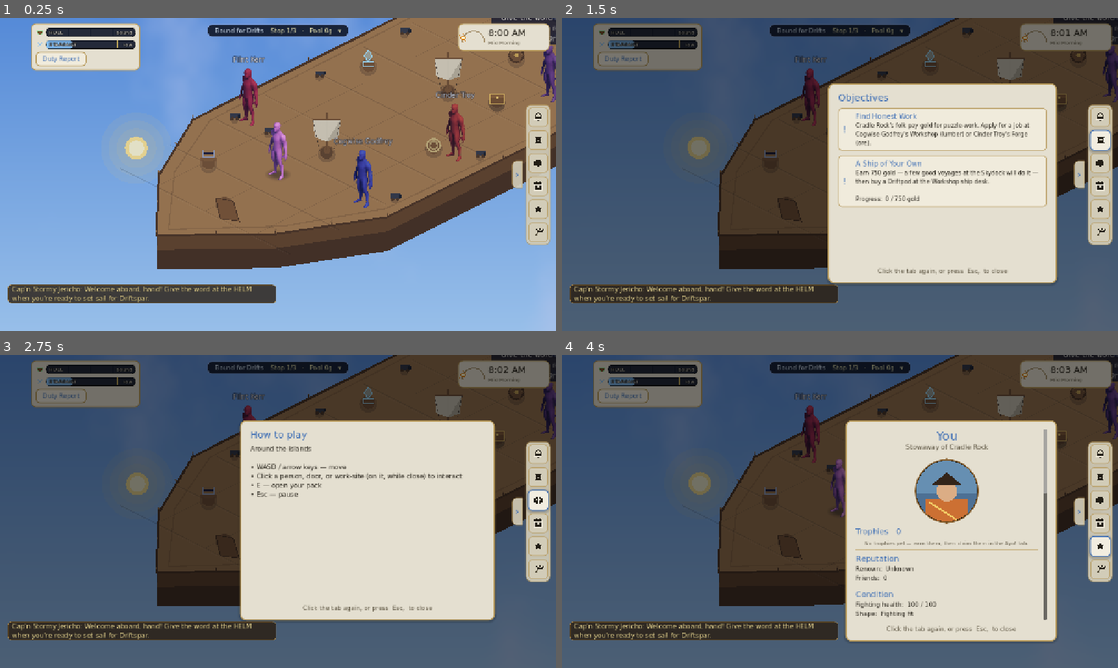
Above: before the commit, frames 1-4 (two rows, left to right).
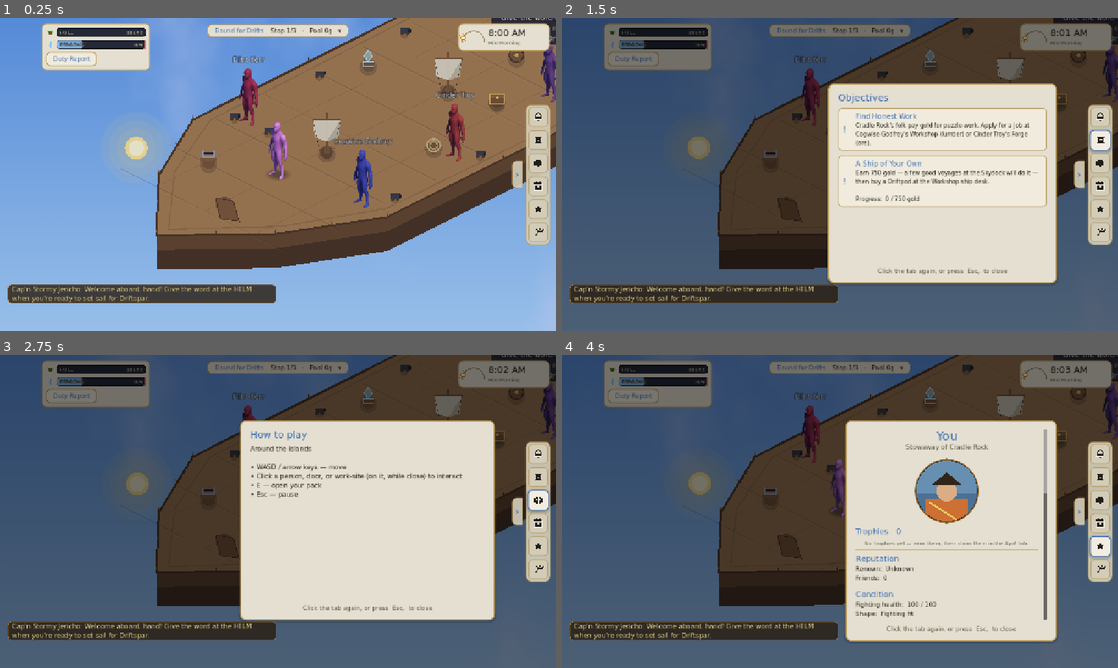
Above: after the commit, the same moments.

Repository: TairoyZone/shivaliva-shanty
Game: Godot game, scene res://levels/ship_deck/ship_deck.tscn
Same seed, same stepped clock (60 frames per second), same inputs: the game is played once before the commit and once after it. This scene is started directly instead of the project's main scene.
Inputs (mouse positions are in pixels of both pictures, inside the frame that each line leads up to):
- Up to frame 1 (0.25 s): no input
- Up to frame 2 (1.5 s): click "0" at 0.5 s; click (1101, 140) at 1.27 s
- Up to frame 3 (2.75 s): click (539, 498) at 2.02 s
- Up to frame 4 (4 s): click (1101, 524) at 2.77 s; click (1101, 545) at 3.52 s

The runs differ from the first frame. In frame 1, 2.1% of the frame differs, in the area x 5-63%, y 1-18%; in frame 2, 1.9%; in frame 3, 1.9%; in frame 4, 1.9%.

Commit message:
fix(ui): route chat, toggles, sliders, voyage chart through the central theme
Push more HUD components through Palette/UiStyle so they follow the theme and can't
drift (Troy's "change one thing, everything follows"):
- Chat box: the Send/Log/scope buttons + the scope dropdown panel + the input field
  now route through UiStyle.style_button / the themed _panel_style (were dark brown).
- Toggles: a new ThemedToggle (fully _draw'd switch — the engine CheckButton graphic
  can't be recoloured) replaces the default grey toggles; accent track + cream knob.
- Sliders: UiStyle.style_slider (themed track + accent fill + a generated grabber),
  reusable globally.
- Voyage chart bar: lit to match the deck (cockpit) — light frame, blue dest, dark
  body, map colors darkened to read on light.
- Deck: clear spacing between the pause hamburger and the vitals/Duty Report card.

Verified by render: themed toggles/sliders in Options, the lit deck + chart.

Co-Authored-By: Claude Opus 4.8 (1M context) <noreply@anthropic.com>

Diff:
--- a/autoloads/chat_box.gd
+++ b/autoloads/chat_box.gd
@@ -168,9 +168,11 @@
 
 func _panel_style(bg: Color) -> StyleBoxFlat:
 
+	# Follows the central HUD theme: the hue + rim come from Palette so the chat chrome moves with everything
+	# else (Troy 2026-06-17), but each caller's ALPHA is kept so the bar/log/menu stay airy/translucent.
 	var s : StyleBoxFlat = StyleBoxFlat.new()
-	s.bg_color = bg
-	s.border_color = _brass(0.6)   # lowkey brass rim (matches the NPC chat panel / menu family)
+	s.bg_color = Color(Palette.PANEL_BG.r, Palette.PANEL_BG.g, Palette.PANEL_BG.b, bg.a)
+	s.border_color = Palette.BORDER
 	s.set_border_width_all(2)
 	s.set_corner_radius_all(10)
 	s.content_margin_left = 8.0
@@ -196,26 +198,10 @@
 # A small warm-brass button (Send / Log / the private-chat target chip) — matches the NPC chat panel.
 func _style_chat_button(btn: Button) -> void:
 
+	# Routed through the central theme (Send / Log / scope / the private-chat chip) so the chat buttons match the
+	# rest of the HUD and recolour with Palette.use_scheme() (Troy 2026-06-17).
 	btn.add_theme_font_size_override("font_size", _chat_font(14, 18))
-	btn.add_theme_color_override("font_color", Color(0.95, 0.86, 0.58, 1.0))
-	btn.add_theme_color_override("font_outline_color", Color(0, 0, 0, 0.8))
-	btn.add_theme_constant_override("outline_size", 2)
-	for state in ["normal", "hover", "pressed"]:
-		var s : StyleBoxFlat = StyleBoxFlat.new()
-		var bg : Color = Color(0.22, 0.15, 0.08, 0.92)
-		if state == "hover":
-			bg = bg.lightened(0.10)
-		elif state == "pressed":
-			bg = bg.darkened(0.12)
-		s.bg_color = bg
-		s.border_color = _brass(0.7)
-		s.set_border_width_all(1)
-		s.set_corner_radius_all(7)
-		s.content_margin_left = 10.0
-		s.content_margin_right = 10.0
-		s.content_margin_top = 4.0
-		s.content_margin_bottom = 4.0
-		btn.add_theme_stylebox_override(state, s)
+	UiStyle.style_button(btn, Palette.ACCENT)
 
 
 # A subtly warm input field — dark walnut trough, faint brass rim that brightens on focus.
@@ -224,25 +210,23 @@
 	le.add_theme_font_size_override("font_size", _chat_font(15, 23))
 	if TouchEnv.is_touch():
 		le.custom_minimum_size = Vector2(0.0, 40.0)   # a taller, tappable field for the bigger touch font
-	le.add_theme_color_override("font_color", Color(0.20, 0.13, 0.06, 1.0))           # dark ink on parchment
-	le.add_theme_color_override("font_placeholder_color", Color(0.42, 0.35, 0.24, 0.7))
-	# A clear blinking insertion caret so you can see exactly where you're editing + fix typos (Troy 2026-06-14,
-	# standard chat-field behaviour). Dark warm caret to read on the light parchment field.
-	le.add_theme_color_override("caret_color", Color(0.32, 0.20, 0.08, 1.0))
+	le.add_theme_color_override("font_color", Palette.TEXT_PRIMARY)                    # follows the theme
+	le.add_theme_color_override("font_placeholder_color", Palette.TEXT_MUTED)
+	le.add_theme_color_override("caret_color", Palette.TEXT_PRIMARY)
 	le.caret_blink = true
 	le.caret_blink_interval = 0.5
 	var normal : StyleBoxFlat = StyleBoxFlat.new()
-	normal.bg_color = Color(0.83, 0.74, 0.57, 0.6)   # a slightly-inset lighter trough on the parchment bar
+	normal.bg_color = Palette.SLOT_BG                 # a slightly-inset trough on the bar
 	normal.set_corner_radius_all(7)
 	normal.set_border_width_all(1)
-	normal.border_color = _brass(0.3)
+	normal.border_color = Color(Palette.BORDER.r, Palette.BORDER.g, Palette.BORDER.b, 0.5)
 	normal.content_margin_left = 8.0
 	normal.content_margin_right = 8.0
 	normal.content_margin_top = 4.0
 	normal.content_margin_bottom = 4.0
 	le.add_theme_stylebox_override("normal", normal)
 	var focused : StyleBoxFlat = normal.duplicate()
-	focused.border_color = _brass(0.75)
+	focused.border_color = Palette.ACCENT            # the accent rim brightens on focus
 	le.add_theme_stylebox_override("focus", focused)
 
 
@@ -553,13 +537,16 @@
 
 	if _scope_btn == null:
 		return
+	# Reads on the light themed button: private = the persona's hue DARKENED (keeps the identity cue), All = accent.
 	if _in_private:
 		_scope_btn.text = "→ %s  ▾" % _short_name()
-		var col : Color = _private_persona.portrait_color.lightened(0.4) if _private_persona != null else Color(0.95, 0.86, 0.58, 1.0)
+		var col : Color = _private_persona.portrait_color.darkened(0.4) if _private_persona != null else Palette.TEXT_PRIMARY
 		_scope_btn.add_theme_color_override("font_color", col)
+		_scope_btn.add_theme_color_override("font_hover_color", col)
 	else:
 		_scope_btn.text = "All  ▾"
-		_scope_btn.add_theme_color_override("font_color", Color(0.80, 0.95, 1.0, 1.0))   # cool = speak to the room
+		_scope_btn.add_theme_color_override("font_color", Palette.ACCENT)
+		_scope_btn.add_theme_color_override("font_hover_color", Palette.ACCENT)
 
 
 # Pop a small list ABOVE the chip: "All" (the room) + everyone present (a private word).
@@ -605,11 +592,15 @@
 
 func _style_popup(menu: PopupMenu) -> void:
 
-	menu.add_theme_stylebox_override("panel", _panel_style(Color(0.16, 0.11, 0.06, 0.97)))
-	menu.add_theme_color_override("font_color", Color(0.95, 0.90, 0.78, 1.0))
-	menu.add_theme_color_override("font_hover_color", Color(1.0, 0.96, 0.72, 1.0))
-	menu.add_theme_color_override("font_disabled_color", Color(0.70, 0.66, 0.58, 0.7))
+	menu.add_theme_stylebox_override("panel", _panel_style(Color(0.0, 0.0, 0.0, 0.97)))   # only the alpha is used (theme hue)
+	menu.add_theme_color_override("font_color", Palette.TEXT_PRIMARY)
+	menu.add_theme_color_override("font_hover_color", Palette.ACCENT)
+	menu.add_theme_color_override("font_disabled_color", Palette.TEXT_MUTED)
 	menu.add_theme_font_size_override("font_size", _chat_font(15, 20))
+	var hov : StyleBoxFlat = StyleBoxFlat.new()
+	hov.bg_color = Palette.SLOT_BG
+	hov.set_corner_radius_all(6)
+	menu.add_theme_stylebox_override("hover", hov)
 
 
 func _connect_npc_signals() -> void:
--- a/interface/options_panel.gd
+++ b/interface/options_panel.gd
@@ -86,19 +86,12 @@
 	ModalFx.appear(_panel, _dim)   # fade + pop in (animate-everything)
 
 
-func _make_toggle(text: String, on: bool, setter: Callable) -> CheckButton:
+func _make_toggle(text: String, on: bool, setter: Callable) -> ThemedToggle:
 
-	var cb : CheckButton = CheckButton.new()
-	cb.text = text
-	cb.button_pressed = on
-	cb.focus_mode = Control.FOCUS_NONE
-	cb.add_theme_font_size_override("font_size", 21)
-	# A CheckButton uses a SEPARATE font color when toggled ON (font_pressed_color, default white) — so an
-	# enabled toggle was rendering white/invisible on the light page (Troy 2026-06-17). Pin every state dark.
-	for slot in ["font_color", "font_pressed_color", "font_hover_color", "font_hover_pressed_color", "font_focus_color"]:
-		cb.add_theme_color_override(slot, Palette.TEXT_PRIMARY)
-	cb.toggled.connect(func(pressed: bool) -> void: setter.call(pressed))
-	return cb
+	# A fully theme-drawn switch (the engine CheckButton's graphic can't be recoloured) — routes through Palette.
+	var t : ThemedToggle = ThemedToggle.new()
+	t.setup(text, on, setter)
+	return t
 
 
 # A labelled 0..1 volume slider, wired live to an Audio setter (music / sfx).
@@ -118,6 +111,7 @@
 	sl.value = value
 	sl.custom_minimum_size = Vector2(0.0, 22.0)
 	sl.focus_mode = Control.FOCUS_NONE
+	UiStyle.style_slider(sl)   # themed track + accent fill + grabber (global)
 	sl.value_changed.connect(func(v: float) -> void: setter.call(v))
 	box.add_child(sl)
 	return box
--- /dev/null
+++ b/interface/themed_toggle.gd
@@ -0,0 +1,66 @@
+## ThemedToggle — a drawn on/off switch that follows the central HUD theme. Godot's built-in CheckButton draws
+## its switch with engine-default textures that can't be recoloured, so this is a procedural _draw replacement:
+## a labelled pill (accent when on, recessed when off) with a sliding knob — click anywhere on the row to flip.
+## Drop-in via setup(text, on, on_toggle). Reusable anywhere a toggle is needed. (Troy 2026-06-17.)
+class_name ThemedToggle
+extends Control
+
+
+signal toggled(on: bool)
+
+const ROW_H : float = 34.0
+const SW : float = 54.0   # switch width
+const SH : float = 28.0   # switch height
+const FONT_SIZE : int = 21
+
+var label_text : String = ""
+var pressed : bool = false
+
+
+func _ready() -> void:
+
+	custom_minimum_size = Vector2(0.0, ROW_H)
+	size_flags_horizontal = Control.SIZE_EXPAND_FILL
+	mouse_filter = Control.MOUSE_FILTER_STOP
+
+
+## Wire it up: label, initial state, and the setter called with the new value on each flip.
+func setup(text: String, on: bool, on_toggle: Callable) -> void:
+
+	label_text = text
+	pressed = on
+	if on_toggle.is_valid():
+		toggled.connect(func(v: bool) -> void: on_toggle.call(v))
+	queue_redraw()
+
+
+func _gui_input(event: InputEvent) -> void:
+
+	if event is InputEventMouseButton:
+		var mb : InputEventMouseButton = event
+		if mb.pressed and mb.button_index == MOUSE_BUTTON_LEFT:
+			pressed = not pressed
+			toggled.emit(pressed)
+			queue_redraw()
+			accept_event()
+
+
+func _draw() -> void:
+
+	var font : Font = get_theme_default_font()
+	if font != null:
+		draw_string(font, Vector2(0.0, size.y * 0.5 + FONT_SIZE * 0.34), label_text,
+			HORIZONTAL_ALIGNMENT_LEFT, -1.0, FONT_SIZE, Palette.TEXT_PRIMARY)
+	# The switch, right-aligned.
+	var sx : float = size.x - SW
+	var sy : float = (size.y - SH) * 0.5
+	var track : StyleBoxFlat = StyleBoxFlat.new()
+	track.bg_color = Palette.ACCENT if pressed else Palette.SLOT_BG
+	track.border_color = Palette.ACCENT if pressed else Palette.BORDER
+	track.set_border_width_all(2)
+	track.set_corner_radius_all(int(SH * 0.5))
+	track.draw(get_canvas_item(), Rect2(sx, sy, SW, SH))
+	# Knob — light on the accent track (on), dark on the recessed track (off): contrast either way.
+	var kr : float = SH * 0.5 - 4.0
+	var kx : float = (sx + SW - kr - 5.0) if pressed else (sx + kr + 5.0)
+	draw_circle(Vector2(kx, sy + SH * 0.5), kr, Palette.CARD_LIGHT if pressed else Palette.TEXT_MUTED)
--- a/interface/ui_style.gd
+++ b/interface/ui_style.gd
@@ -213,3 +213,53 @@
 	if Palette.IS_DARK:
 		l.add_theme_color_override("font_outline_color", Color(Palette.GLOW.r, Palette.GLOW.g, Palette.GLOW.b, 0.5))
 		l.add_theme_constant_override("outline_size", 4)
+
+
+# --- Sliders --------------------------------------------------------------
+
+static var _disc_cache : Dictionary = {}
+
+
+## A small filled-circle texture (slider grabbers etc.), cached: a [param fill] body ringed in [param ring].
+static func _disc(diameter: int, fill: Color, ring: Color) -> ImageTexture:
+
+	var key : String = "%d|%s|%s" % [diameter, fill.to_html(), ring.to_html()]
+	if _disc_cache.has(key):
+		return _disc_cache[key]
+	var img : Image = Image.create_empty(diameter, diameter, false, Image.FORMAT_RGBA8)
+	img.fill(Color(0, 0, 0, 0))
+	var c : float = float(diameter - 1) * 0.5
+	var r : float = float(diameter) * 0.5
+	for y in diameter:
+		for x in diameter:
+			var dist : float = Vector2(float(x) - c, float(y) - c).length()
+			if dist <= r - 0.5:
+				img.set_pixel(x, y, ring if dist >= r - 2.5 else fill)
+	var tex : ImageTexture = ImageTexture.create_from_image(img)
+	_disc_cache[key] = tex
+	return tex
+
+
+## Theme an HSlider (volume etc.) onto the central palette: a recessed track, an accent fill, and a cream grabber
+## ringed in accent — so it matches the HUD and moves with Palette.use_scheme(). (Troy 2026-06-17.)
+static func style_slider(s: HSlider) -> void:
+
+	var track : StyleBoxFlat = StyleBoxFlat.new()
+	track.bg_color = Palette.SLOT_BG
+	track.border_color = Color(Palette.BORDER.r, Palette.BORDER.g, Palette.BORDER.b, 0.7)
+	track.set_border_width_all(1)
+	track.set_corner_radius_all(4)
+	track.content_margin_top = 4.0
+	track.content_margin_bottom = 4.0
+	s.add_theme_stylebox_override("slider", track)
+	var fill : StyleBoxFlat = StyleBoxFlat.new()
+	fill.bg_color = Palette.ACCENT
+	fill.set_corner_radius_all(4)
+	fill.content_margin_top = 4.0
+	fill.content_margin_bottom = 4.0
+	s.add_theme_stylebox_override("grabber_area", fill)
+	s.add_theme_stylebox_override("grabber_area_highlight", fill)
+	var knob : ImageTexture = _disc(20, Palette.CARD_LIGHT, Palette.ACCENT)
+	s.add_theme_icon_override("grabber", knob)
+	s.add_theme_icon_override("grabber_highlight", knob)
+	s.add_theme_icon_override("grabber_disabled", knob)
--- a/interface/voyage_chart/voyage_chart.gd
+++ b/interface/voyage_chart/voyage_chart.gd
@@ -10,8 +10,8 @@
 
 
 const TRACK_DIM : Color = Color(0.34, 0.42, 0.60, 0.85)
-const TRACK_LIT : Color = Color(0.62, 0.82, 1.0, 1.0)
-const WAYPOINT : Color = Color(0.66, 0.74, 0.88, 1.0)
+const TRACK_LIT : Color = Color(0.20, 0.45, 0.75, 1.0)   # the travelled track — deeper so it reads on light
+const WAYPOINT : Color = Color(0.40, 0.50, 0.66, 1.0)
 const ISLE : Color = Color(0.42, 0.70, 0.40, 1.0)
 const ISLE_PEAK : Color = Color(0.56, 0.82, 0.52, 1.0)
 const ISLE_EDGE : Color = Color(0.22, 0.42, 0.22, 1.0)
@@ -20,14 +20,14 @@
 const HOME_PEAK : Color = Color(0.62, 0.70, 0.60, 1.0)
 const HULL_C : Color = Color(0.52, 0.34, 0.16, 1.0)
 const HULL_EDGE : Color = Color(0.30, 0.19, 0.09, 1.0)
-const SAIL_C : Color = Color(0.96, 0.94, 0.86, 1.0)
+const SAIL_C : Color = Color(0.55, 0.50, 0.42, 1.0)   # muted, so the ship's sail reads on the light chart
 const MAST_C : Color = Color(0.30, 0.19, 0.09, 1.0)
 const SWORD_PEND : Color = Color(0.60, 0.66, 0.78, 0.85)
 const SWORD_WON : Color = Color(0.55, 0.95, 0.58, 1.0)
 const SWORD_LOST : Color = Color(1.0, 0.74, 0.50, 1.0)
-const TEXT_DEST : Color = Color(0.88, 0.94, 1.0, 1.0)
-const TEXT_STOP : Color = Color(0.92, 0.90, 0.70, 1.0)
-const TEXT_HAUL : Color = Color(0.98, 0.86, 0.46, 1.0)
+const TEXT_DEST : Color = Color(0.25, 0.43, 0.71, 1.0)   # the HUD accent blue (heading) — reads on the light bar
+const TEXT_STOP : Color = Color(0.16, 0.14, 0.10, 1.0)   # dark body
+const TEXT_HAUL : Color = Color(0.16, 0.14, 0.10, 1.0)
 
 const LM : float = 24.0          # left/right track margins
 const RM : float = 26.0
@@ -73,8 +73,8 @@
 	mouse_filter = Control.MOUSE_FILTER_IGNORE
 	clip_contents = true
 	_bg = StyleBoxFlat.new()
-	_bg.bg_color = Palette.PANEL_TROUGH   # the deck's cool-HUD family (shared w/ the MeterBar troughs)
-	_bg.border_color = Palette.SKY_FRAME
+	_bg.bg_color = Palette.PANEL_BG   # follows the HUD theme (light) — a cockpit frame for the route map (Troy 2026-06-17)
+	_bg.border_color = Palette.BORDER
 	_bg.set_border_width_all(2)
 	_bg.set_corner_radius_all(10)
 	# Repaint when the layout resolves our size (matches the codebase's other size-dependent
--- a/levels/ship_deck/ship_deck.gd
+++ b/levels/ship_deck/ship_deck.gd
@@ -628,7 +628,7 @@
 	# left corner, the clock owns the right corner, and the chart banner is centred: one item per zone, no
 	# crowding. Clear of the ☰ (offset_left past it) so it never overlaps the pause button.
 	vitals_card.set_anchors_preset(Control.PRESET_TOP_LEFT)
-	vitals_card.offset_left = 72.0
+	vitals_card.offset_left = 96.0   # clear breathing room past the pause ☰ (Troy 2026-06-17)
 	vitals_card.offset_top = 12.0
 	vitals_card.grow_horizontal = Control.GROW_DIRECTION_END
 	vitals_card.grow_vertical = Control.GROW_DIRECTION_END
Not shown, added: interface/themed_toggle.gd.uid
